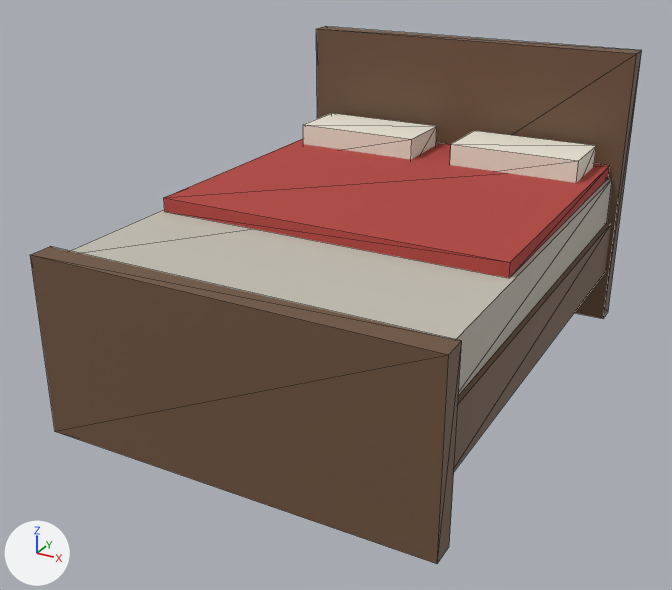
Renders of the glTF model 1984/assets/models/bed_old.glb from each side of a commit.
Before and after are seen from a 50 mm camera at (1.69, -3.34, 1.98) aimed at (-0.06, -0.16, 0.39). Every picture has the same lights, and +X, +Y and +Z are marked at lower left. The first picture is the older version. Mesh edges are drawn as thin lines. Vertices at exactly the same position are counted once.

Names of what the first picture shows: 'bed_old'.
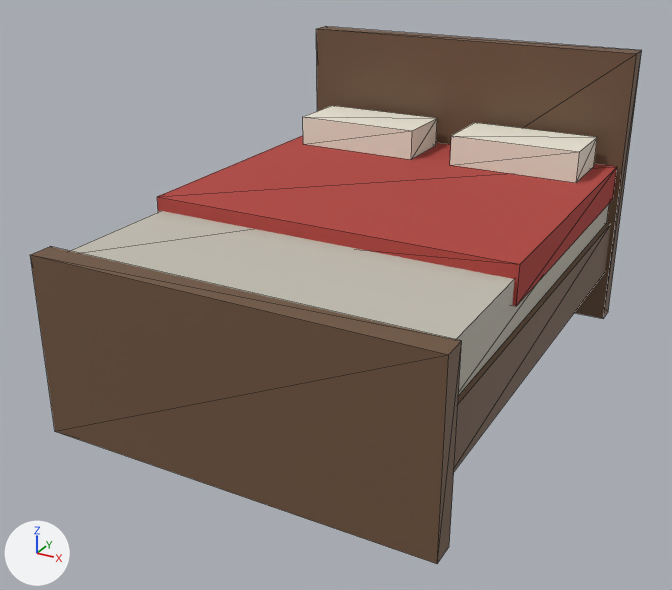
Where the change shows, as pixel boxes (x1, y1, x2, y2) in the pictures (672 x 590 px; the box of a moved part takes in the faces that stretch with it):
part 1 of me_bed_old, moved or reshaped
    before: (164, 139, 609, 278)
    after: (157, 136, 617, 306)
part 2 of me_bed_old, moved or reshaped
    before: (303, 113, 437, 159)
    after: (303, 106, 437, 159)
part 3 of me_bed_old, moved or reshaped
    before: (450, 131, 596, 183)
    after: (450, 123, 597, 183)

What the commit changed:
me_bed_old is used by ob_bed_old; location (0.0, 0.0, 0.0).
me_bed_old had 56 vertices, 84 faces and spanned x -0.82..0.82, y -1.1..1.1, z 0.0..1.3.
me_bed_old now has 56 vertices, 82 faces and spans x -0.82..0.82, y -1.1..1.1, z 0.0..1.3.
me_bed_old part 1: the loose piece of 8 vertices spanning x -0.76..0.76, y -0.4..1.0, z 0.72..0.78 is scaled about its middle by (1.05, 1, 2.67), then moved by (0.0, 0.0, -0.05).
me_bed_old part 2: the loose piece of 8 vertices spanning x -0.7..-0.1, y 0.65..0.95, z 0.72..0.88 is moved by (0.0, 0.0, 0.05).
me_bed_old part 3: the loose piece of 8 vertices spanning x 0.1..0.7, y 0.65..0.95, z 0.72..0.88 is moved by (0.0, 0.0, 0.05).
